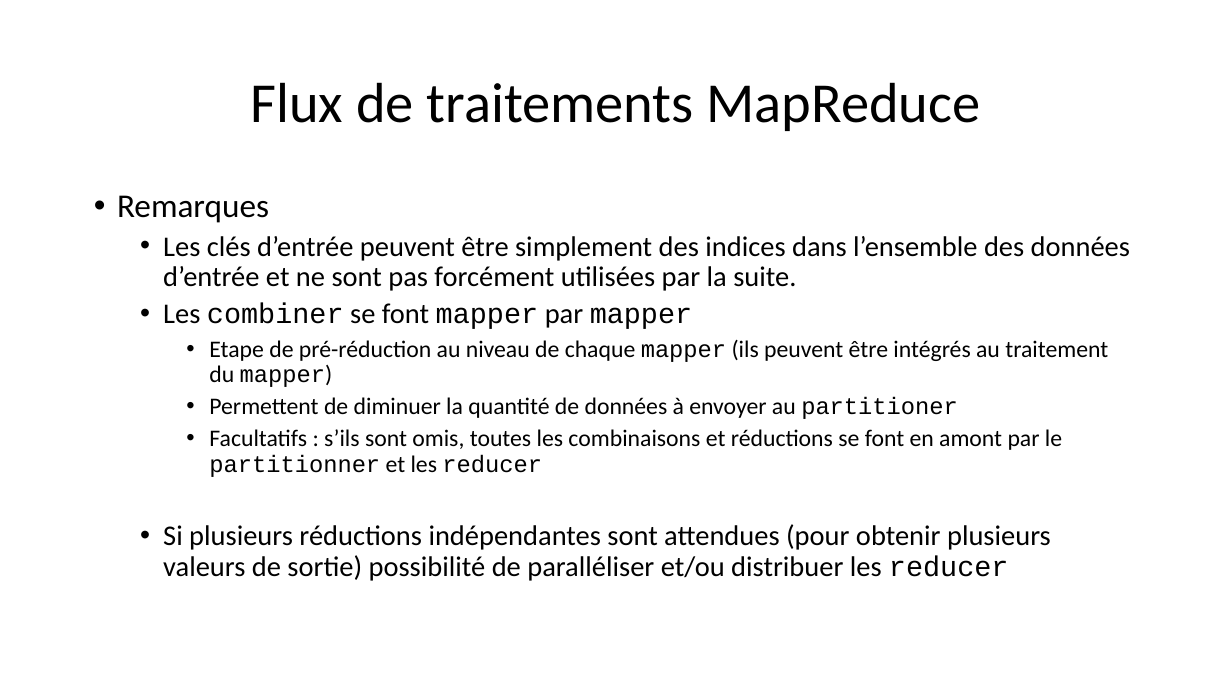
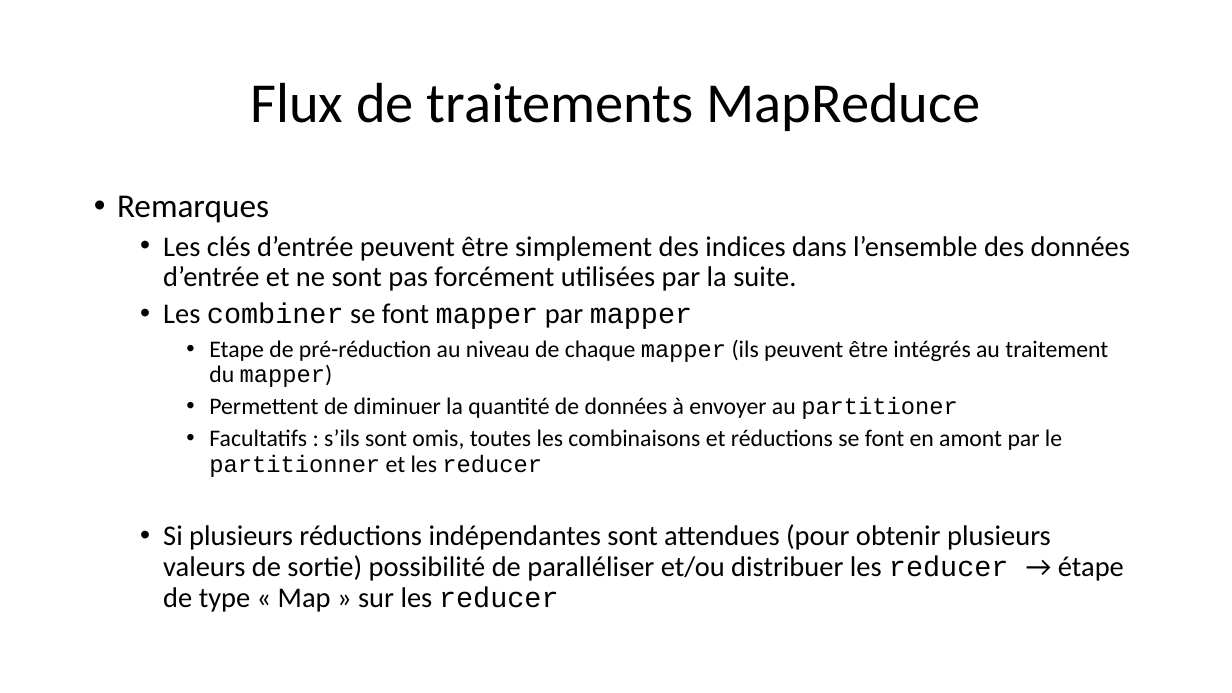
Before and after one commit to rtavenar/m2-big_data, a slide deck: slide 4 of slides/MapReduce.pptx. Drawn at 1232x693 pixels with LibreOffice and Linux fonts; fonts in the diff are those of the drawing. Boxes give left, top, right and bottom in pixels: in the first picture for what was removed or moved away, otherwise in the second. Text is boxed around its words. In the diff, an @@ line names an element or a change of style, - is before the commit and + after.

Commit message:
MAJ après retour de Romain sur séance MapReduce

```diff
--- a/slides/MapReduce.pptx
+++ b/slides/MapReduce.pptx
@@ text at [163,524,1124,612]: text changed @@
-  • Si plusieurs réductions indépendantes sont attendues (pour obtenir plusieurs valeurs de sortie) possibilité de paralléliser et/ou distribuer les reducer
+  • Si plusieurs réductions indépendantes sont attendues (pour obtenir plusieurs valeurs de sortie) possibilité de paralléliser et/ou distribuer les reducer → étape de type « Map » sur les reducer
```
Also in this commit, not shown: 1 slide added, 8 other files.
